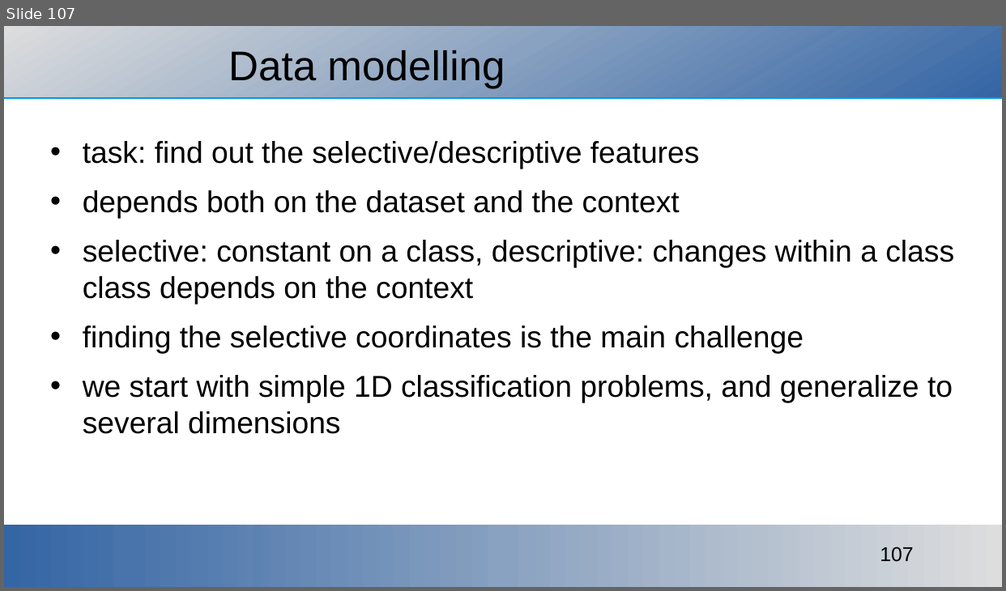
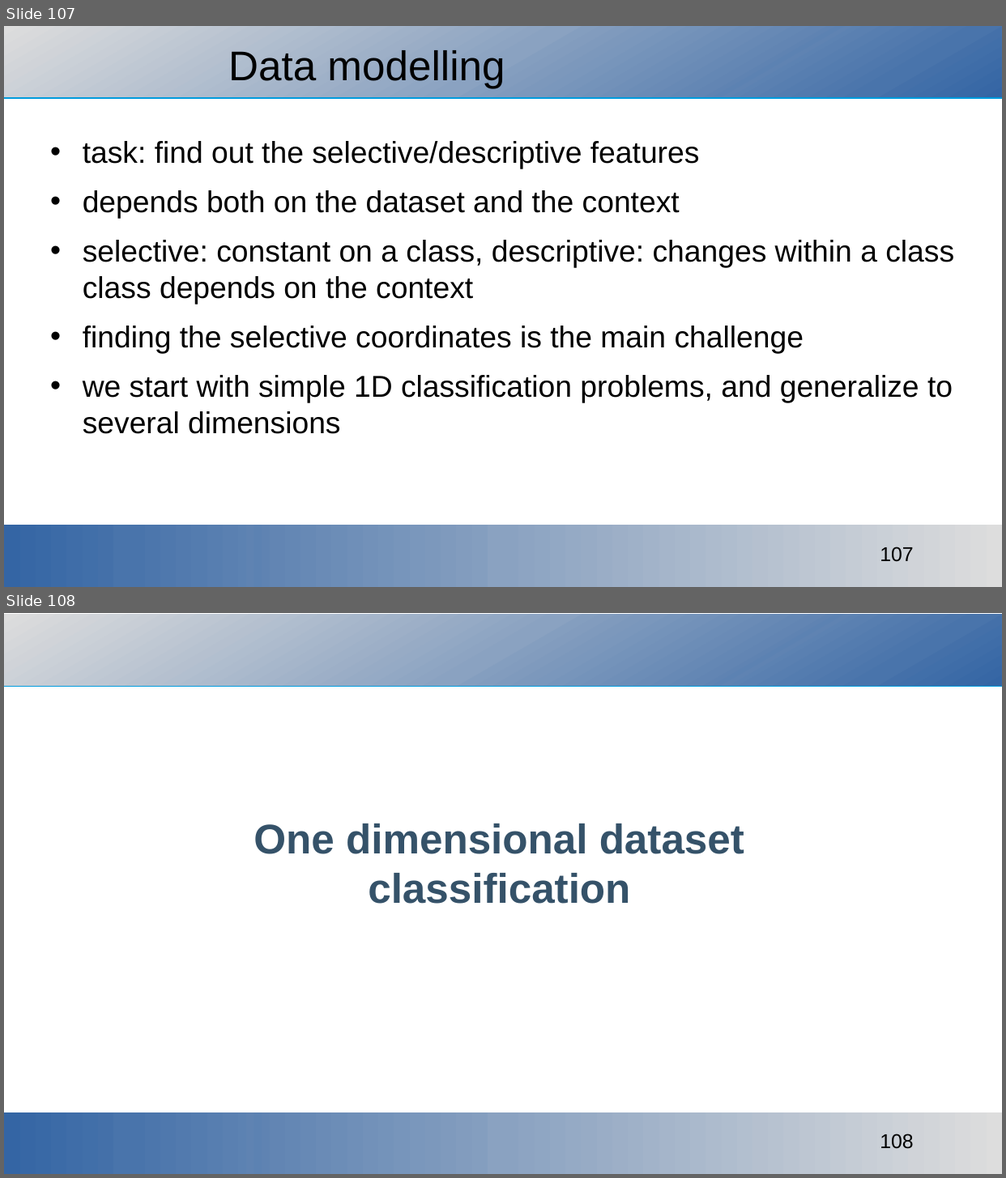
Before and after one commit to ajakovac/ML-in-Practice-I, a slide deck: ML in practice.odp. Shown one above the other, each under a label of ours: slide 107 before the commit, slides 107 and 108 after it. The pictures are 1006x591 and 1006x1178 pixels, drawn with LibreOffice and Linux fonts; fonts in the diff are those of the drawing; background and template pictures are left out. Boxes give left, top, right and bottom in pixels: in the first picture for what was removed or moved away, otherwise in the second. Text is boxed around its words. In the diff, an @@ line names an element or a change of style, - is before the commit and + after.

```diff
--- a/ML in practice.odp
+++ b/ML in practice.odp
@@ slide 108 added at (4, 613, 1002, 1174), background #FFFFFF; not listed: 1 template element that a slide beside it also shows @@
@@ rectangle added at (4, 614, 1002, 685), fill gradient #DDDDDD to #DADBDC to #D8D9DB to #D5D7DA to #D2D5D9 to #D0D3D8 @@
@@ title added at (253, 824, 744, 904), 33 pt, text #355269, bold @@
+One dimensional dataset
+classification
@@ rectangle added at (4, 1113, 1002, 1174), fill gradient #DDDDDD to #DADBDC to #D8D9DB to #D5D7DA to #D2D5D9 to #D0D3D8 @@
```
Also in this commit, not shown: 9 slides changed, 6 other slides added, 1 slide removed, 3 other files.
